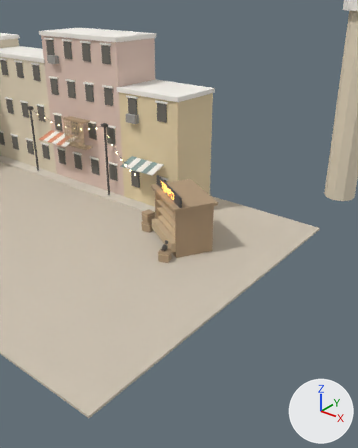
Renders of the glTF model assets/street/street.glb from each side of a commit.
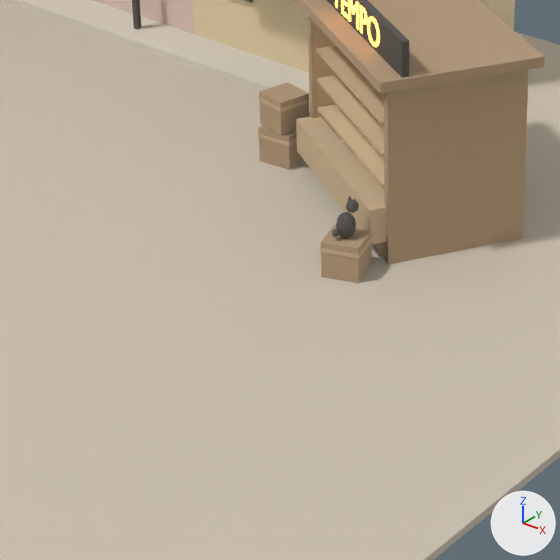
Each version is shown from a camera (50 mm lens) standing at (22.54, -14.91, 11.82) and looking at (9.53, 1.35, 1.74), then close up on the part from 20% to 62% of the width and 42% to 75% of the height. The lights are fixed; the arrows at lower right show +X, +Y and +Z. The older version's two pictures come first. Where no turn or scale is listed for an object, it has been applied to the vertices.

Names of what the first close-up shows: 'bld_b2', 'bld_b3', 'crate_0', 'crate_1', 'crate_2', 'ground', 'koshk', 'sidewalk' and 3 more.
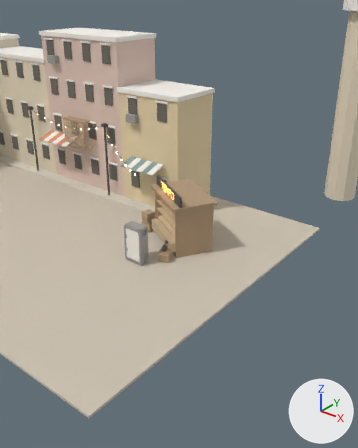
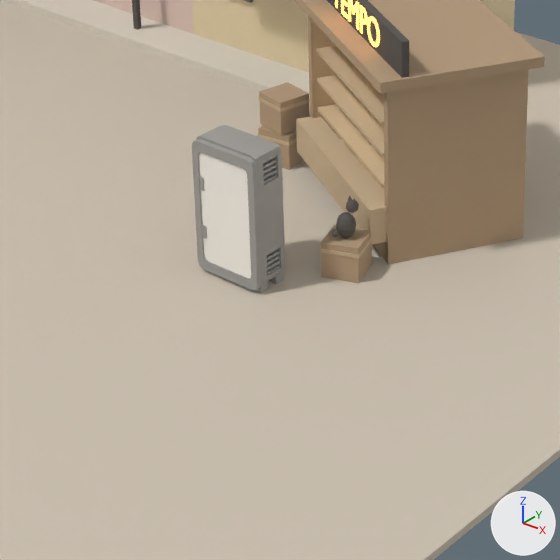
Boxes (x1, y1, x2, y2) around the edits, measured in the close-ups (560 x 560 px):
```json
{"object": "canFridge", "change": "added", "after": [192, 125, 285, 293], "faces in mat_metal (grey #a09e99)": [192, 125, 285, 293], "faces in mat_paper (white #f7f3ec)": [199, 153, 251, 278]}
```

The change, as JSON lines over the scene's bpy script:
```json
{"op": "add", "block": "me_environment_canfridge_environment_canfridge_atlas", "code": ["me_environment_canfridge_environment_canfridge_atlas = bpy.data.meshes.new('Environment_CanFridge_Environment_CanFridge_Atlas')", "me_environment_canfridge_environment_canfridge_atlas.from_pydata(...)  # 1574 vertices, 2799 faces; spans x 1.82..2.84, y -0.27..0.31, z -0.01..1.89", "# faces by material slot: [2783, 16]", "me_environment_canfridge_environment_canfridge_atlas.materials.append(mat_metal)  # grey #a09e99", "me_environment_canfridge_environment_canfridge_atlas.materials.append(mat_paper)  # white #f7f3ec"]}
{"op": "add", "block": "ob_canfridge", "code": ["ob_canfridge = bpy.data.objects.new('canFridge', me_environment_canfridge_environment_canfridge_atlas)", "ob_canfridge.location = (5.9, -0.2, 0.0)"]}
```
